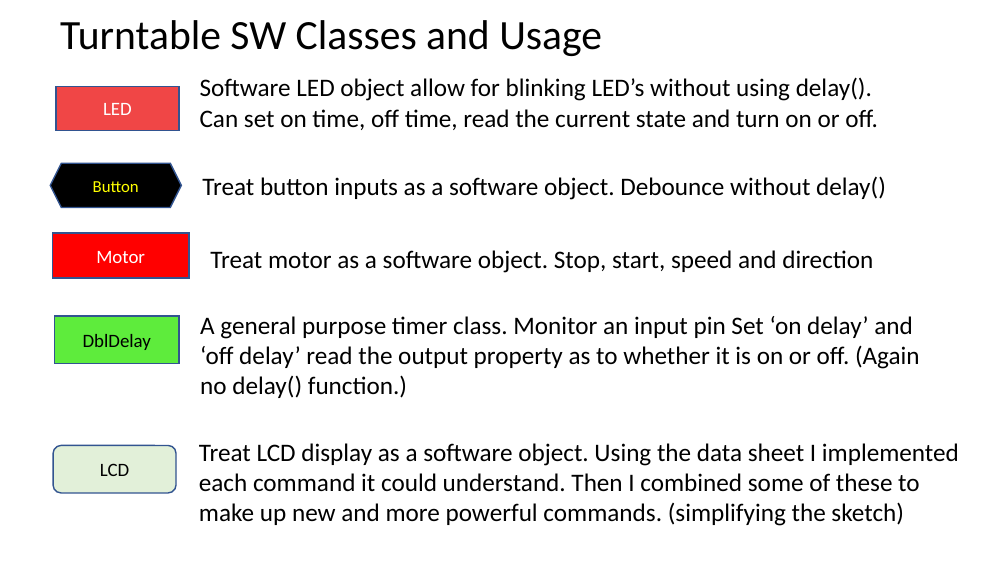
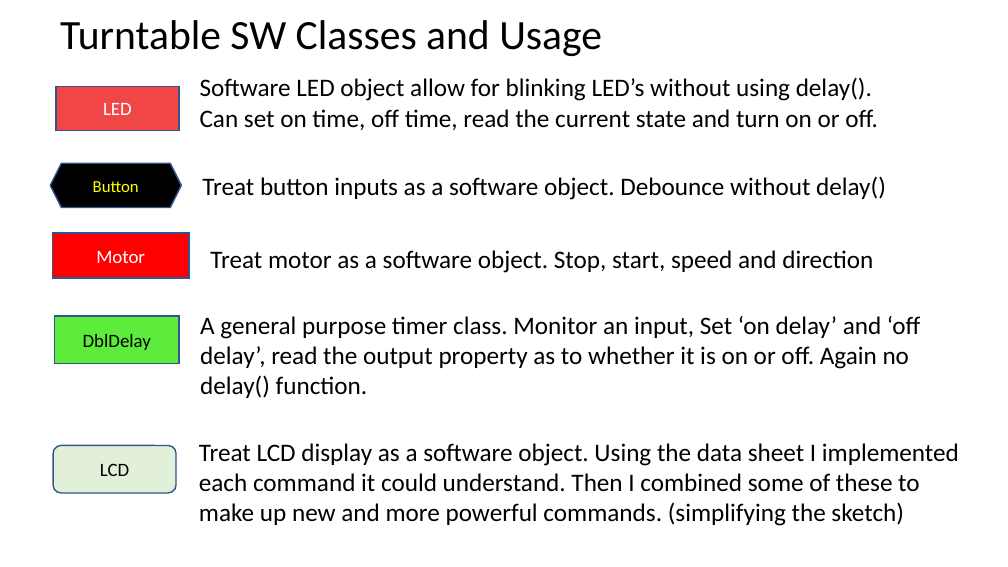
Before and after one commit to Alan-Lomax/MERG-SIG-Presentations, a slide deck: slide 7 of Introduction to Class Programming Part 1.pptx. Drawn at 1008x567 pixels with LibreOffice and Linux fonts; fonts in the diff are those of the drawing. Boxes give left, top, right and bottom in pixels: in the first picture for what was removed or moved away, otherwise in the second. Text is boxed around its words. In the diff, an @@ line names an element or a change of style, - is before the commit and + after.

```diff
--- a/Introduction to Class Programming Part 1.pptx
+++ b/Introduction to Class Programming Part 1.pptx
@@ text at [200,316,920,398]: text changed @@
-A general purpose timer class. Monitor an input pin Set ‘on delay’ and ‘off delay’ read the output property as to whether it is on or off. (Again no delay() function.)
+A general purpose timer class. Monitor an input, Set ‘on delay’ and ‘off delay’, read the output property as to whether it is on or off. Again no delay() function.
```
Also in this commit, not shown: 2 other slides changed, 1 slide added, 2 other files.
